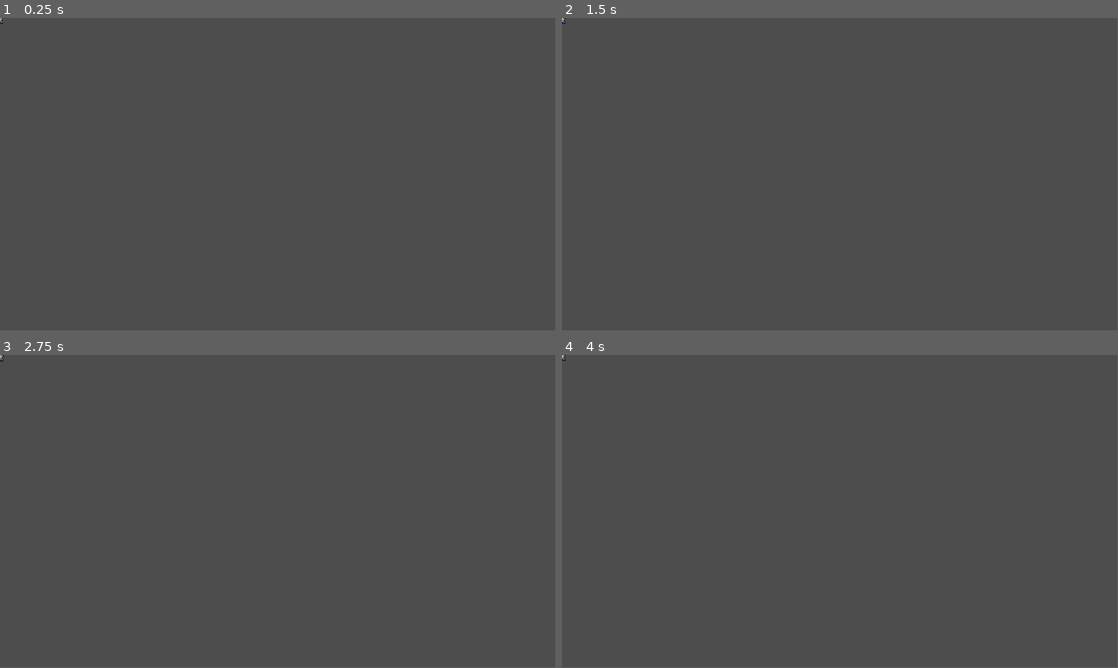
Above: before the commit, frames 1-4 (two rows, left to right).
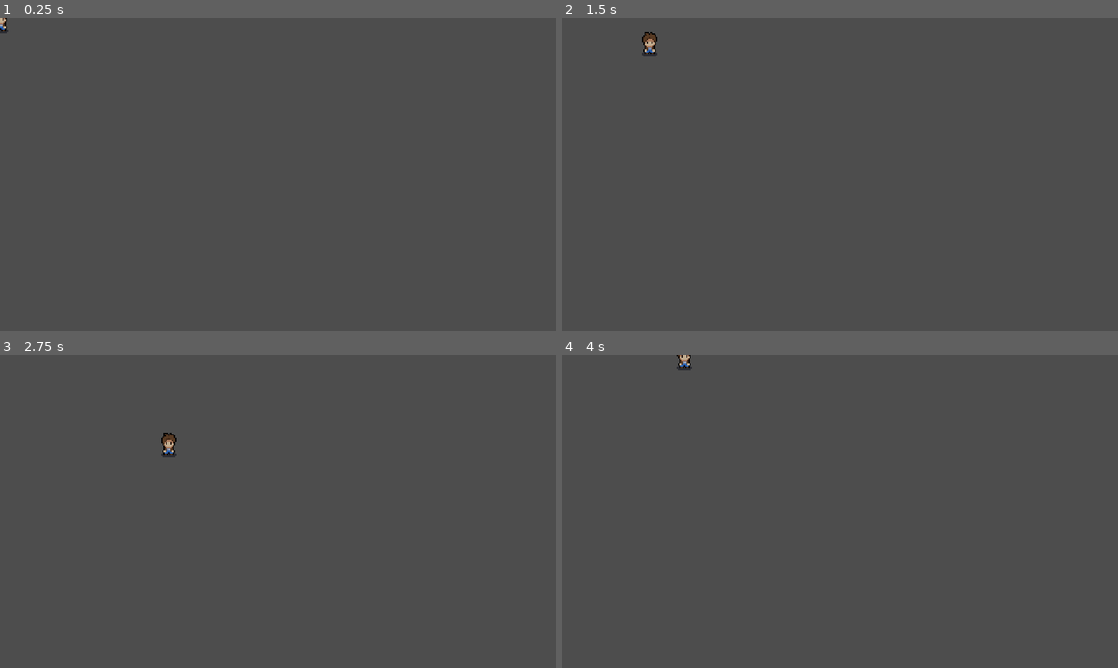
Above: after the commit, the same moments.

Repository: breadsk/curso
Game: Godot game, scene res://Player/player.tscn
Two runs of this game, one before a commit and one after it. Both use one fixed random seed, a clock stepped at 60 frames per second and the inputs below.
Inputs:
- Up to frame 1 (0.25 s): no input
- Up to frame 2 (1.5 s): tap Enter at 0.5 s; hold D (right) 0.53-1.28 s; hold S (down) from 1.28 s (still down)
- Up to frame 3 (2.75 s): release S (down) at 2.03 s; hold D (right) from 2.03 s (still down)
- Up to frame 4 (4 s): release D (right) at 2.78 s; hold W (up) 2.78-3.53 s; hold A (left) from 3.53 s (still down)
In our replay, the window is 799x449 before the commit and 800x450 after it. These sizes can differ from the game's own. Grey fills any space a smaller window leaves; there, only what the larger window draws over its background counts as a difference.

The runs differ from the first frame. In frame 1, less than 0.1% of the frame differs, in the area x 0-2%, y 0-5%; in frame 2, 0.2%; in frame 3, 0.2%, in the area x 0-32%, y 0-33%; in frame 4, 0.1%.

Commit message:
Se repara viewport y se soluciona configuracion de vista

Diff:
--- a/Player/player.gd
+++ b/Player/player.gd
@@ -9,5 +9,5 @@
 	#Vector con los 4 mapas de entradas
 	#var direction = Input.get_vector("left","right","up","down").normalized()
 	#velocity = direction * speed
-	velocity = Input.get_vector("left","right","up","down")
+	velocity = Input.get_vector("left","right","up","down") * speed
 	move_and_slide()
--- a/project.godot
+++ b/project.godot
@@ -14,6 +14,14 @@
 run/main_scene="res://Player/player.tscn"
 config/features=PackedStringArray("4.3", "GL Compatibility")
 config/icon="res://icon.svg"
+
+[display]
+
+window/size/viewport_width=480
+window/size/viewport_height=270
+window/size/window_width_override=1280
+window/size/window_height_override=720
+window/stretch/mode="viewport"
 
 [input]
 
